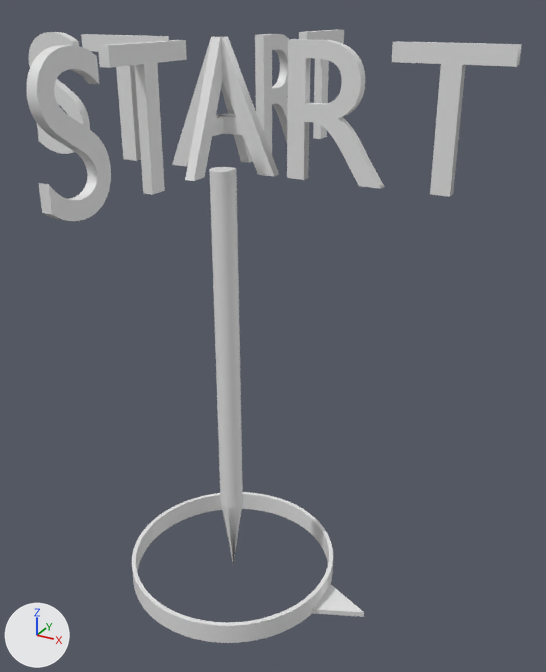
Before and after pictures for a commit that changed the glTF model tools/geditor/geditorassets/start.glb.
Rendered twice from a 50 mm lens placed at (0.821, -1.286, 1.303), pointed at (0.08, 0.062, 0.63). Every picture has the same lights, and +X, +Y and +Z are marked at lower left. The older version comes first. Where no turn or scale is listed for an object, it has been applied to the vertices.

Objects in the first picture: 'Cylinder', 'Text.001'.
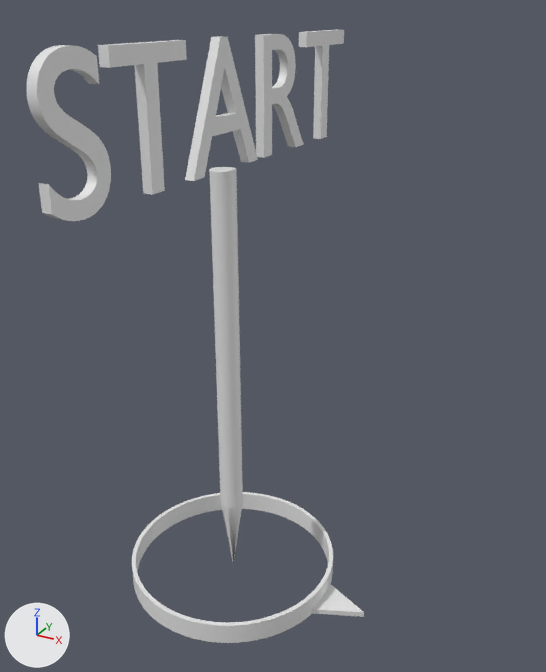
Where the change shows, as pixel boxes [x1, y1, x2, y2] in the pictures (546 x 672 px):
'Text.001', deleted
    before: [29, 32, 522, 197]

What changed in the scene script:
```text
Remove ob_text_001:
    ob_text_001 = bpy.data.objects.new('Text.001', me_text_001)
    ob_text_001.location = (-0.5, 0.0, 1.0)
```
